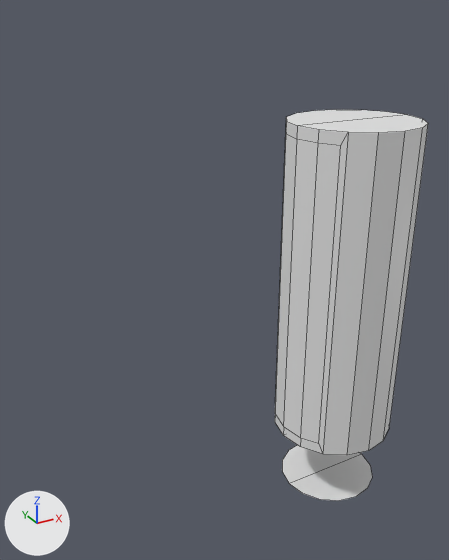
Renders of the Blender file Toys/10Min_mine/2024_09/0904_FangAxes.blend from each side of a commit.
The view is the same before and after, from a 50 mm camera at (-1.091, -1.28, 0.799) aimed at (-0.357, 0.054, 0.132). Lighting does not change. The marker at lower left points along +X, +Y and +Z. Mesh edges are drawn as thin lines.

In view in the first picture: 'HeadWithCylinder.001'.
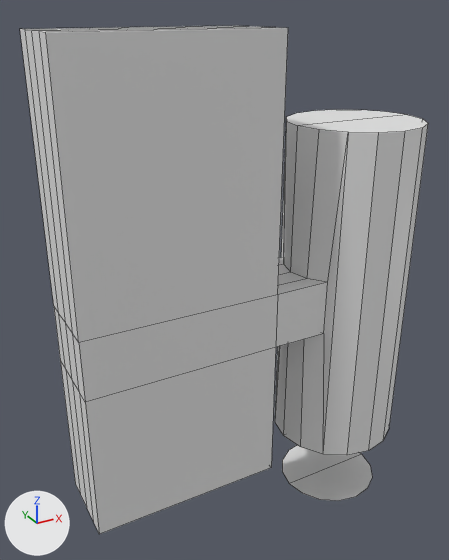
Changed parts and their boxes [x1, y1, x2, y2] in the pictures (449 x 560 px):
'HeadWithCylinder.001', reshaped (166% wider, 30% taller)
    before: [275, 110, 428, 501]
    after: [20, 26, 428, 534]
part 1 of me_cylinder_003, built on
    before: [275, 119, 348, 454]
    after: [20, 26, 348, 534]

Edits to the bpy script that builds the scene:
```text
Change me_cylinder_003:
    used by ob_headwithcylinder_001; location = (0.0, 0.0, 0.534)
    remove me_cylinder_003.from_pydata(...)  # 42 vertices, 17 faces; spans x -0.181..0.181, y -0.181..0.0, z -1.139..-0.003
    add me_cylinder_003.from_pydata(...)  # 66 vertices, 37 faces; spans x -0.8..0.181, y -0.181..0.0, z -1.139..0.225
    me_cylinder_003 part 1
    6 vertices are removed from x -0.181..-0.136, y -0.116..0.0, z -0.906..-0.036
    7 faces are deleted
    22 vertices are added at x -0.8..-0.136, y -0.103..0.0, z -0.941..0.225
    8 new vertices lie (0.509, 0.0, 0.0) away from vertices in x -0.8, y -0.103..0.0, z -0.941..0.225
    27 new faces join them
```
